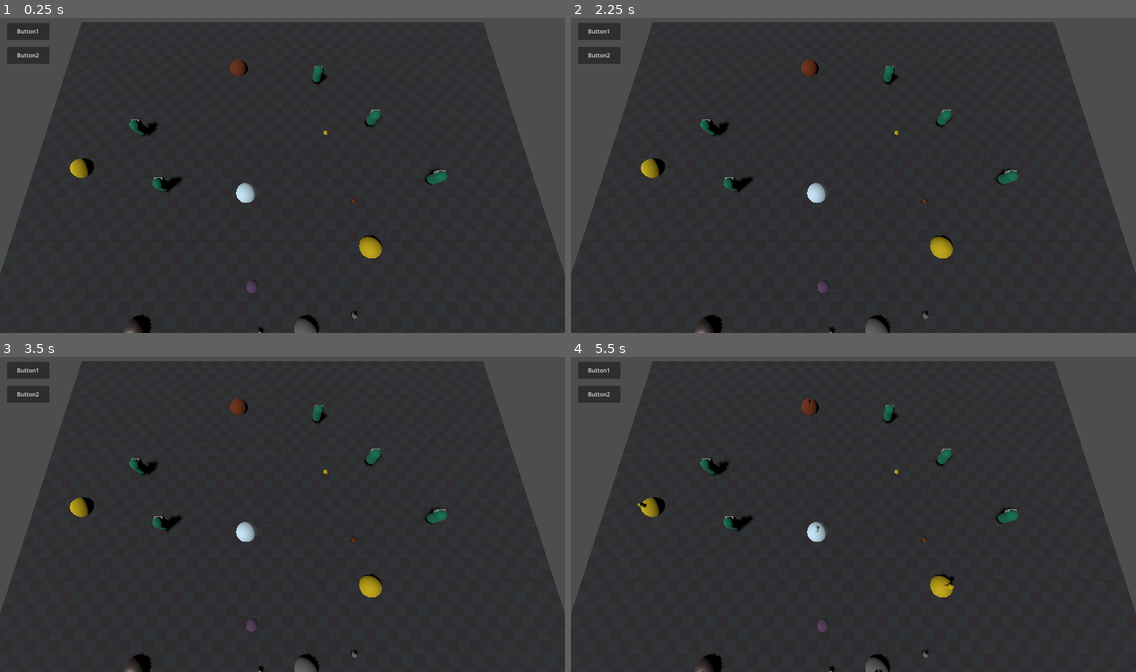
Above: before the commit, frames 1-4 (two rows, left to right).
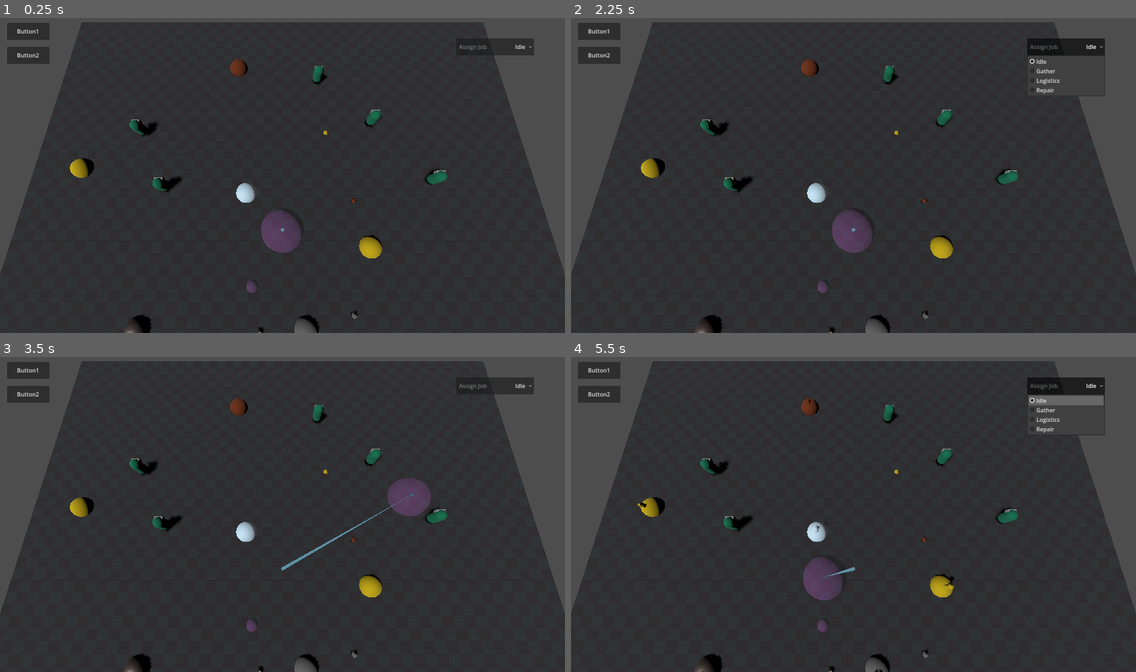
Above: after the commit, the same moments.

Repository: swpgamedev/outpost-defense
Game: Godot game, scene res://WorldScenes/TestScenes/worker_test_level.tscn
The game is run twice, just before and just after one commit, with the same random seed, the same clock (stepped at 60 frames per second) and the same inputs. The project has no main scene, so this scene is started directly.
Inputs (mouse positions are in pixels of both pictures, inside the frame that each line leads up to):
- Up to frame 1 (0.25 s): no input
- Up to frame 2 (2.25 s): click "Button1" at 0.5 s; click "Button2" at 1.25 s; click (1068, 46) at 2 s, where only the run after the commit has a clickable "Idle"
- Up to frame 3 (3.5 s): tap Enter (ui_accept) at 2.75 s; move the mouse to (406, 498) at 2.77 s; hold D (move_right) from 2.78 s (still down); tap 0 (test) at 2.85 s; tap Space (jump) at 3.02 s; click (406, 498) at 3.05 s
- Up to frame 4 (5.5 s): tap Enter (ui_accept) at 3.5, 4.25, 5 s; move the mouse to (740, 530) at 3.52 s; release D (move_right) at 3.53 s; hold S (move_back) 3.53-4.28 s; click (740, 530) at 3.6 s; tap Space (jump) at 3.77, 5.27 s; tap 0 (test) at 3.8, 4.35, 5.3 s; move the mouse to (910, 445) at 4.27 s; hold D (move_right) 4.28-5.03 s; click (910, 445) at 4.55 s; move the mouse to (825, 577) at 5.02 s; hold W (move_forward) from 5.03 s (still down); click (825, 577) at 5.1 s

The runs differ from the first frame. In frame 1, 1.1% of the frame differs, in the area x 46-95%, y 6-75%; in frame 2, 1.6%; in frame 3, 1.3%; in frame 4, 1.9%, in the area x 41-95%, y 6-78%.
Error in both runs: Invalid call. Nonexistent function 'print' in base 'Nil'. (res://Utility/Managers/worker_manager.gd:35)

Commit message:
Working on clicking on workers and changing job

Diff:
--- /dev/null
+++ b/Art/Materials/debug_mat.tres
@@ -0,0 +1,5 @@
+[gd_resource type="StandardMaterial3D" format=3 uid="uid://dadl4ilnopt80"]
+
+[resource]
+transparency = 1
+albedo_color = Color(0.9019608, 0.44705883, 1, 0.23529412)
--- /dev/null
+++ b/Utility/billboard.gd
@@ -0,0 +1,12 @@
+extends Sprite3D
+
+@export var cam : Camera3D
+
+
+func _ready() -> void:
+	cam = get_viewport().get_camera_3d()
+
+
+func _process(_delta: float) -> void:
+	look_at(global_position + cam.global_basis * Vector3.FORWARD, cam.global_basis * Vector3.UP)
+	#DebugDraw.draw_line_relative_pointy(global_position, cam.global_basis * Vector3.FORWARD)
--- /dev/null
+++ b/WorldScenes/TestScenes/worker_select_test_ui.gd
@@ -0,0 +1,106 @@
+extends Node3D
+
+#region Debug
+@export_group("Debug")
+@export var debug_enabled : bool = false
+@export var spherecast_indicator : CSGSphere3D
+#endregion
+
+enum SelectionStates {Disabled, Listening, Selected}
+var current_state : SelectionStates
+
+var selected_worker : Worker
+
+var cam : Camera3D
+
+@export var ray_length : float = 1000
+@export var check_radius : float = 2
+
+var check_pos : Vector3
+
+# PHYSICS
+var physics_space : PhysicsDirectSpaceState3D # Needs to be updated when things are moved
+
+func _ready() -> void:
+	cam = get_viewport().get_camera_3d()
+	pass
+
+func _process(_delta: float) -> void:
+	if debug_enabled :
+		if spherecast_indicator.visible == false :
+			spherecast_indicator.visible = true
+
+		var vect1 : Vector3 = Vector3(cam.position.x, cam.position.y - 1, cam.position.z)
+		var vect2 : Vector3 = Vector3(check_pos.x, check_pos.y - cam.position.y + 1, check_pos.z)
+		DebugDraw.draw_line_relative_pointy(vect1, vect2, 1, Color.SKY_BLUE)
+
+		DebugDraw.draw_line_relative_thick(check_pos, Vector3.UP, 2, Color.CYAN)
+
+		if spherecast_indicator.radius != check_radius :
+			spherecast_indicator.radius = check_radius
+		spherecast_indicator.position = check_pos
+	else :
+		if spherecast_indicator.visible :
+			spherecast_indicator.visible = false
+
+
+func _physics_process(_delta: float) -> void:
+	if Input.is_action_just_pressed("left_click") : # Need to handle inputs differently
+		var results : Dictionary = MouseViewPortRayCast()
+		var sphere_results : Array[Dictionary]
+
+		if results.size() > 0 :
+			check_pos = results.position
+
+			if results.collider is Worker :
+				selected_worker = results.collider
+			else :
+				sphere_results = TrySphereCast(check_pos, check_radius)
+				var i : int = 0
+				for dict in sphere_results :
+					print(dict.collider)
+					if dict.collider is Worker :
+						print("HORRAY")
+
+					print(str(i) + ": " + str(sphere_results[i]))
+					i += 1
+
+func MouseViewPortRayCast() -> Dictionary :
+	physics_space = get_world_3d().direct_space_state # access from root node
+	var mousepos = get_viewport().get_mouse_position()
+	var origin = cam.project_ray_origin(mousepos)
+	var end = origin + cam.project_ray_normal(mousepos) * ray_length
+	var query = PhysicsRayQueryParameters3D.create(origin, end)
+	query.collide_with_areas = false
+
+	var result = physics_space.intersect_ray(query)
+
+	print("RESULT: " + str(result))
+
+	return result
+
+### Throw sphere shape at raycast point if we only collide with ground
+### Use this new query to find a nearby worker
+func TrySphereCast(pos : Vector3, radius : float) -> Array[Dictionary] :
+	physics_space = get_world_3d().direct_space_state
+
+	var shape_rid = PhysicsServer3D.sphere_shape_create()
+	PhysicsServer3D.shape_set_data(shape_rid, radius)
+
+
+	var params = PhysicsShapeQueryParameters3D.new()
+	params.shape_rid = shape_rid
+	params.transform.origin = pos
+
+	# Execute physics queries here...
+	var result = physics_space.intersect_shape(params)
+
+	return result
+
+	# Release the shape when done with physics queries.
+	#PhysicsServer3D.free_rid(shape_rid)
+	# Do we need to release this shape ever?
+
+
+func _on_option_button_item_selected(index: int) -> void:
+	print("SELECTED: " + str(index))
--- a/WorldScenes/TestScenes/worker_test_level.tscn
+++ b/WorldScenes/TestScenes/worker_test_level.tscn
@@ -1,6 +1,8 @@
 [gd_scene format=3 uid="uid://dfdj6jyn71ywn"]
 
 [ext_resource type="Material" uid="uid://bu4rki261mij7" path="res://Art/Materials/TestGround.tres" id="1_bjxgj"]
+[ext_resource type="Script" uid="uid://d3jac3bh68qq" path="res://WorldScenes/TestScenes/worker_select_test_ui.gd" id="1_uwgho"]
+[ext_resource type="Material" uid="uid://dadl4ilnopt80" path="res://Art/Materials/debug_mat.tres" id="2_wo14j"]
 [ext_resource type="PackedScene" uid="uid://bd8w8jdj7oshx" path="res://Characters/Worker/worker.tscn" id="3_k7njs"]
 [ext_resource type="PackedScene" uid="uid://d3u2d2aikhsv3" path="res://Resources/Chunks/gold_chunk.tscn" id="4_8a7s8"]
 [ext_resource type="PackedScene" uid="uid://b4nseybi7knwr" path="res://Resources/Chunks/wood_chunk.tscn" id="5_eskjq"]
@@ -18,18 +20,14 @@
 polygons = [PackedInt32Array(2, 1, 0), PackedInt32Array(0, 3, 2), PackedInt32Array(2, 3, 5), PackedInt32Array(2, 5, 4), …(2050 unchanged characters)…
 cell_height = 0.1
 
-[sub_resource type="StandardMaterial3D" id="StandardMaterial3D_yvsyn"]
-transparency = 1
-albedo_color = Color(0.9019608, 0.44705883, 1, 0.23529412)
-
 [sub_resource type="SphereMesh" id="SphereMesh_bjxgj"]
-material = SubResource("StandardMaterial3D_yvsyn")
+material = ExtResource("2_wo14j")
 
 [node name="PlayerTestGym" type="Node3D" unique_id=94953513]
 
-[node name="TestWorkerUI" type="CanvasLayer" parent="." unique_id=1246689883]
-
-[node name="Control" type="Control" parent="TestWorkerUI" unique_id=3354694]
+[node name="TestUI" type="CanvasLayer" parent="." unique_id=1246689883]
+
+[node name="Control" type="Control" parent="TestUI" unique_id=3354694]
 layout_mode = 3
 anchors_preset = 15
 anchor_right = 1.0
@@ -37,12 +35,12 @@
 grow_horizontal = 2
 grow_vertical = 2
 
-[node name="ButtonRoot" type="Control" parent="TestWorkerUI/Control" unique_id=1696943978]
+[node name="ButtonRoot" type="Control" parent="TestUI/Control" unique_id=1696943978]
 anchors_preset = 0
 offset_right = 300.0
 offset_bottom = 900.0
 
-[node name="Button1" type="Button" parent="TestWorkerUI/Control/ButtonRoot" unique_id=1396589985]
+[node name="Button1" type="Button" parent="TestUI/Control/ButtonRoot" unique_id=1396589985]
 layout_mode = 1
 offset_left = 20.0
 offset_top = 20.0
@@ -50,7 +48,7 @@
 offset_bottom = 68.0
 text = "Button1"
 
-[node name="Button2" type="Button" parent="TestWorkerUI/Control/ButtonRoot" unique_id=509920219]
+[node name="Button2" type="Button" parent="TestUI/Control/ButtonRoot" unique_id=509920219]
 layout_mode = 1
 offset_left = 20.0
 offset_top = 88.0
@@ -58,6 +56,58 @@
 offset_bottom = 136.00003
 text = "Button2"
 
+[node name="Control2" type="Control" parent="TestUI" unique_id=1486919827]
+layout_mode = 3
+anchors_preset = 15
+anchor_right = 1.0
+anchor_bottom = 1.0
+grow_horizontal = 2
+grow_vertical = 2
+
+[node name="WorkerSelectTest" type="Node3D" parent="TestUI/Control2" unique_id=534496026 node_paths=PackedStringArray("spherecast_indicator")]
+script = ExtResource("1_uwgho")
+debug_enabled = true
+spherecast_indicator = NodePath("spherecast_indicator")
+
+[node name="spherecast_indicator" type="CSGSphere3D" parent="TestUI/Control2/WorkerSelectTest" unique_id=2146589355]
+visible = false
+radius = 2.0
+radial_segments = 32
+rings = 32
+material = ExtResource("2_wo14j")
+
+[node name="Control" type="Control" parent="TestUI/Control2" unique_id=837327073]
+anchors_preset = 0
+offset_left = 1292.0
+offset_top = 112.0
+offset_right = 1292.0
+offset_bottom = 112.0
+
+[node name="MarginContainer" type="MarginContainer" parent="TestUI/Control2/Control" unique_id=932692320]
+layout_mode = 0
+offset_top = -48.0
+offset_right = 220.0
+
+[node name="Label" type="Label" parent="TestUI/Control2/Control/MarginContainer" unique_id=1376921059]
+layout_mode = 2
+offset_transform_enabled = true
+offset_transform_position = Vector2(8, 0)
+text = "Assign Job"
+
+[node name="OptionButton" type="OptionButton" parent="TestUI/Control2/Control/MarginContainer" unique_id=1250876193]
+layout_mode = 2
+alignment = 2
+selected = 0
+item_count = 4
+popup/item_0/text = "Idle"
+popup/item_0/id = 0
+popup/item_1/text = "Gather"
+popup/item_1/id = 1
+popup/item_2/text = "Logistics"
+popup/item_2/id = 2
+popup/item_3/text = "Repair"
+popup/item_3/id = 3
+
 [node name="NavigationRegion3D" type="NavigationRegion3D" parent="." unique_id=1886643212]
 transform = Transform3D(1, 0, 0, 0, 1, 0, 0, 0, 1, 0, -0.5, 0)
 visible = false
@@ -161,3 +211,5 @@
 
 [node name="CrystalResourceNode" parent="TestNodes" unique_id=1317810833 instance=ExtResource("12_m00fy")]
 transform = Transform3D(1, 0, 0, 0, 1, 0, 0, 0, 1, 3.5, 0, 3.5)
+
+[connection signal="item_selected" from="TestUI/Control2/Control/MarginContainer/OptionButton" to="TestUI/Control2/WorkerSelectTest" method="_on_option_button_item_selected"]
--- a/project.godot
+++ b/project.godot
@@ -64,6 +64,11 @@
 "events": [Object(InputEventKey,"resource_local_to_scene":false,"resource_name":"","device":-1,"window_id":0,"alt_press …(191 unchanged characters)…
 ]
 }
+left_click={
+"deadzone": 0.2,
+"events": [Object(InputEventMouseButton,"resource_local_to_scene":false,"resource_name":"","device":-1,"window_id":0,"alt_pressed":false,"shift_pressed":false,"ctrl_pressed":false,"meta_pressed":false,"button_mask":1,"position":Vector2(167, 15),"global_position":Vector2(179, 75),"factor":1.0,"button_index":1,"canceled":false,"pressed":true,"double_click":false,"script":null)
+]
+}
 
 [physics]
 
Not shown, added: Utility/billboard.gd.uid
Not shown, added: WorldScenes/TestScenes/worker_select_test_ui.gd.uid
Not shown, changed: kanban_tasks_data.kanban
